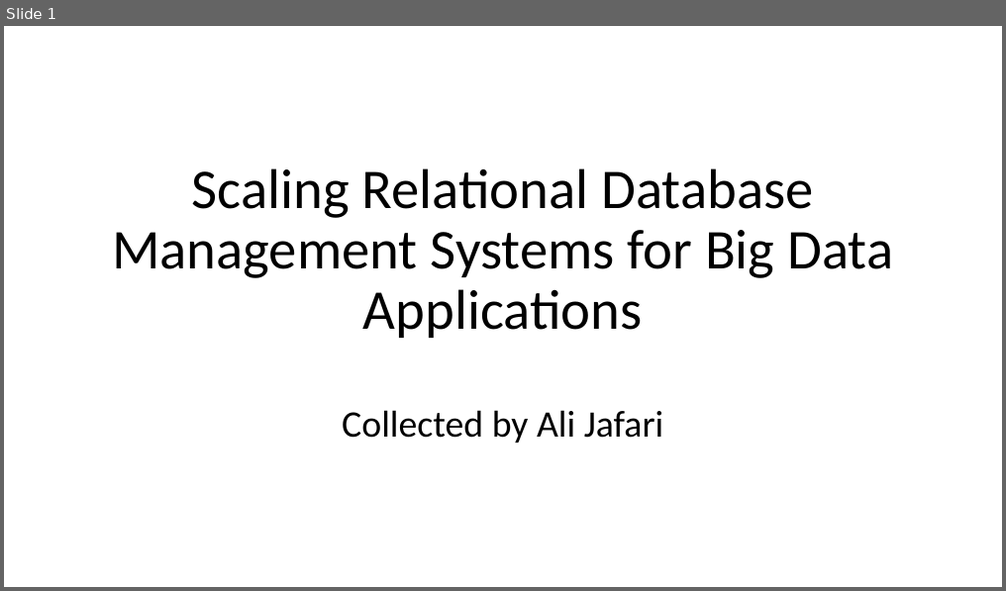
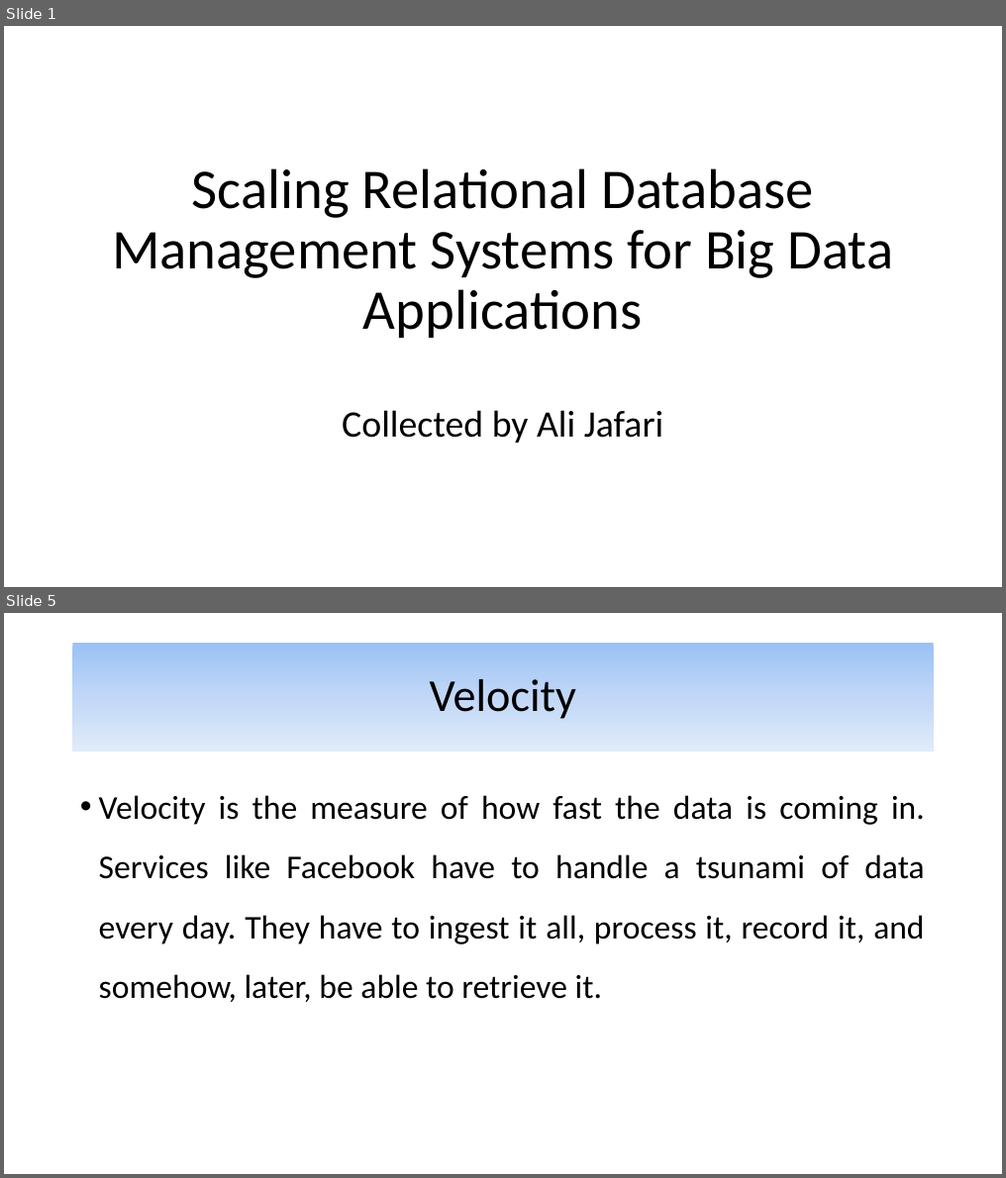
Before and after one commit to alijfri99/presentations, a slide deck: Advanced DBMS Presentation.pptx. Shown one above the other, each under a label of ours: slide 1 before the commit, slides 1 and 5 after it; the slides between them are not shown. The pictures are 1006x591 and 1006x1178 pixels, drawn with LibreOffice and Linux fonts; fonts in the diff are those of the drawing. Boxes give left, top, right and bottom in pixels: in the first picture for what was removed or moved away, otherwise in the second. Text is boxed around its words. In the diff, an @@ line names an element or a change of style, - is before the commit and + after.

```diff
--- a/Advanced DBMS Presentation.pptx
+++ b/Advanced DBMS Presentation.pptx
@@ slide 5 added at box(4, 613, 1002, 1174), background #FFFFFF @@
@@ title added at box(73, 643, 934, 752), fill gradient #9AC3F5 to #C2D8F8 to #E1EBFB, 44 pt, text #000000 @@
+Velocity
@@ text added at box(99, 795, 925, 1002), 32 pt, text #000000 @@
+• Velocity is the measure of how fast the data is coming in. Services like Facebook have to handle a tsunami of data every day. They have to ingest it all, process it, record it, and somehow, later, be able to retrieve it.
```
Also in this commit, not shown: 4 other slides added.
